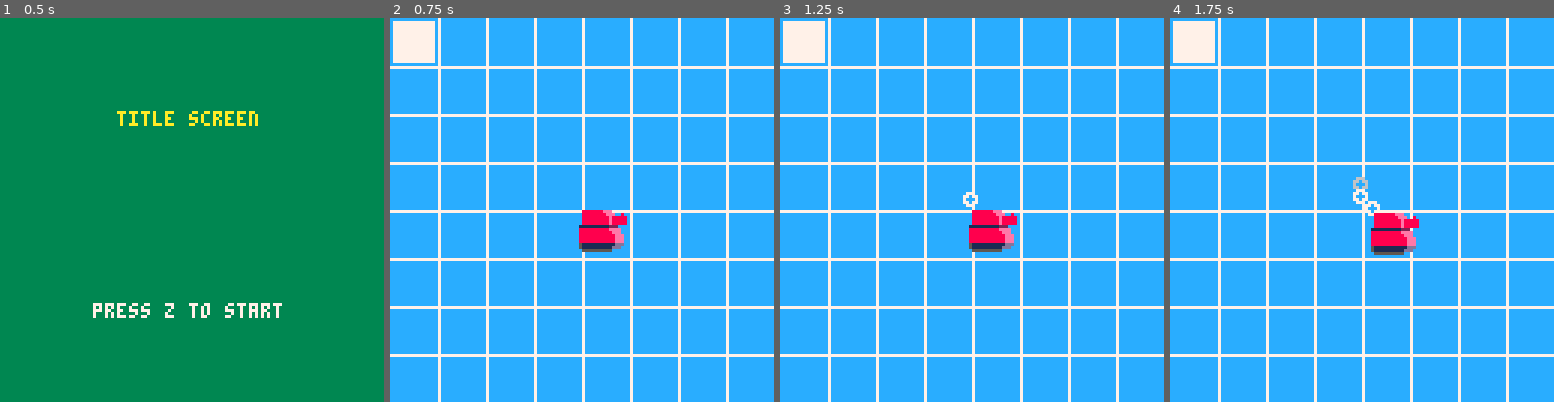
Above: before the commit, frames 1-4 (left to right).
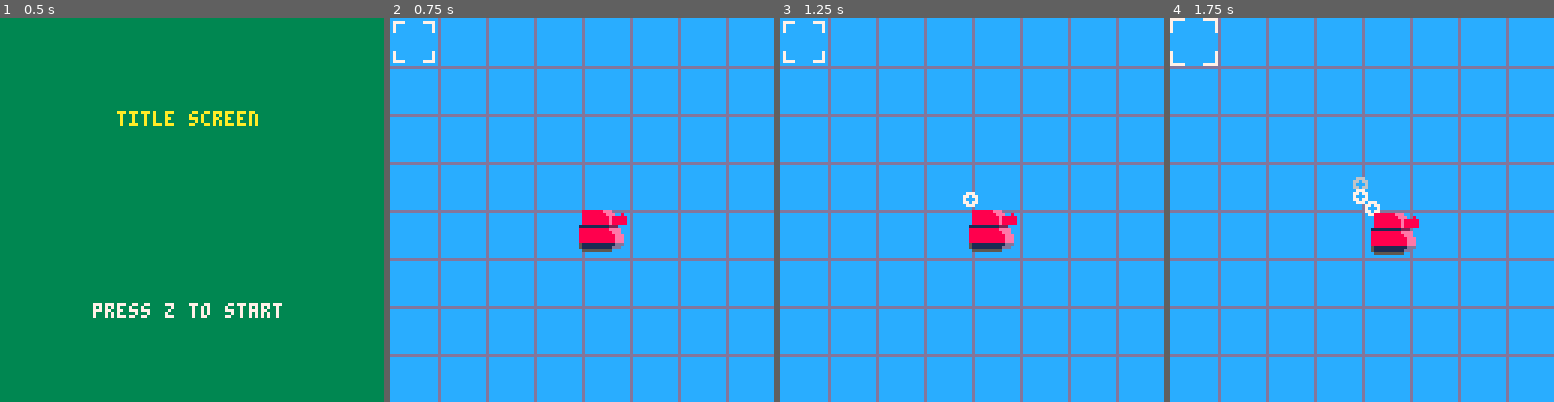
Above: after the commit, the same moments.

Repository: wbprice/pico-wars
Game: PICO-8 cartridge pico-wars.p8
The game is run twice, just before and just after one commit, with the same random seed, the same clock (stepped at 60 frames per second) and the same inputs.
Inputs:
- Up to frame 1 (0.5 s): no input
- Up to frame 2 (0.75 s): tap O (Z key) at 0.7 s
- Up to frame 3 (1.25 s): no input
- Up to frame 4 (1.75 s): hold Right from 1.6 s (still down); tap O (Z key) at 1.7 s

Frame 1 is identical in both runs. In frame 2, 12% of the frame differs, in the area x 0-100%, y 0-100%; in frame 3, 11%; in frame 4, 12%.

Commit message:
pulsing cursor

Diff:
--- a/pico-wars.p8
+++ b/pico-wars.p8
@@ -61,12 +61,17 @@
 end
 
 function draw_box_cursor(cursor)
-	rectfill(
-		cursor.x * 16 + 1,
-		cursor.y * 16 + 1,
-		cursor.x * 16 + 14,
-		cursor.y * 16 + 14
-	)
+	if two_step_phase==true then
+		spr(5, cursor.x, cursor.y)
+		spr(6, cursor.x + 8, cursor.y)
+		spr(21, cursor.x, cursor.y + 8)
+		spr(22, cursor.x + 8, cursor.y + 8)
+	else
+		spr(37, cursor.x, cursor.y)
+		spr(38, cursor.x + 8, cursor.y)
+		spr(53, cursor.x, cursor.y + 8)
+		spr(54, cursor.x + 8, cursor.y + 8)
+	end
 end
 
 function getexhaustcolor(age)
@@ -82,8 +87,8 @@
 function drawgrid()
 	for i=1,8 do
 		local j = i * 16
-		line(j, 0, j, 128, 7)
-		line(0, j, 128, j, 7)
+		line(j, 0, j, 128, 13)
+		line(0, j, 128, j, 13)
 	end
 end
 
@@ -158,10 +163,12 @@
 	print(starttxt, hcenter(starttxt), (screenheight/4)+(screenheight/2),7)
 end
 
+cursor = make_box_cursor(0, 0)
+
 function gamedraw()
 	rectfill(0,0,screenwidth, screenheight, 12)
 	drawgrid()
-	draw_box_cursor(make_box_cursor(0, 0))
+	draw_box_cursor(cursor)
 	playerdraw()
 end
 
Not shown, changed: 18 lines of the sprite sheet (__gfx__) section of pico-wars.p8
